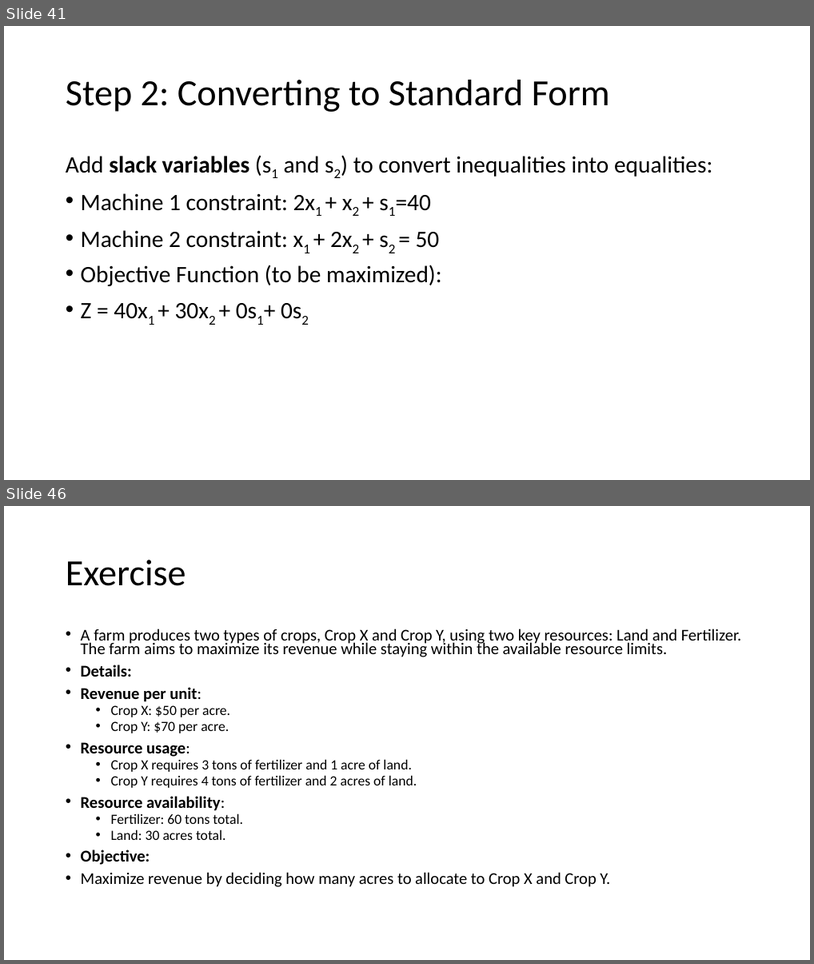
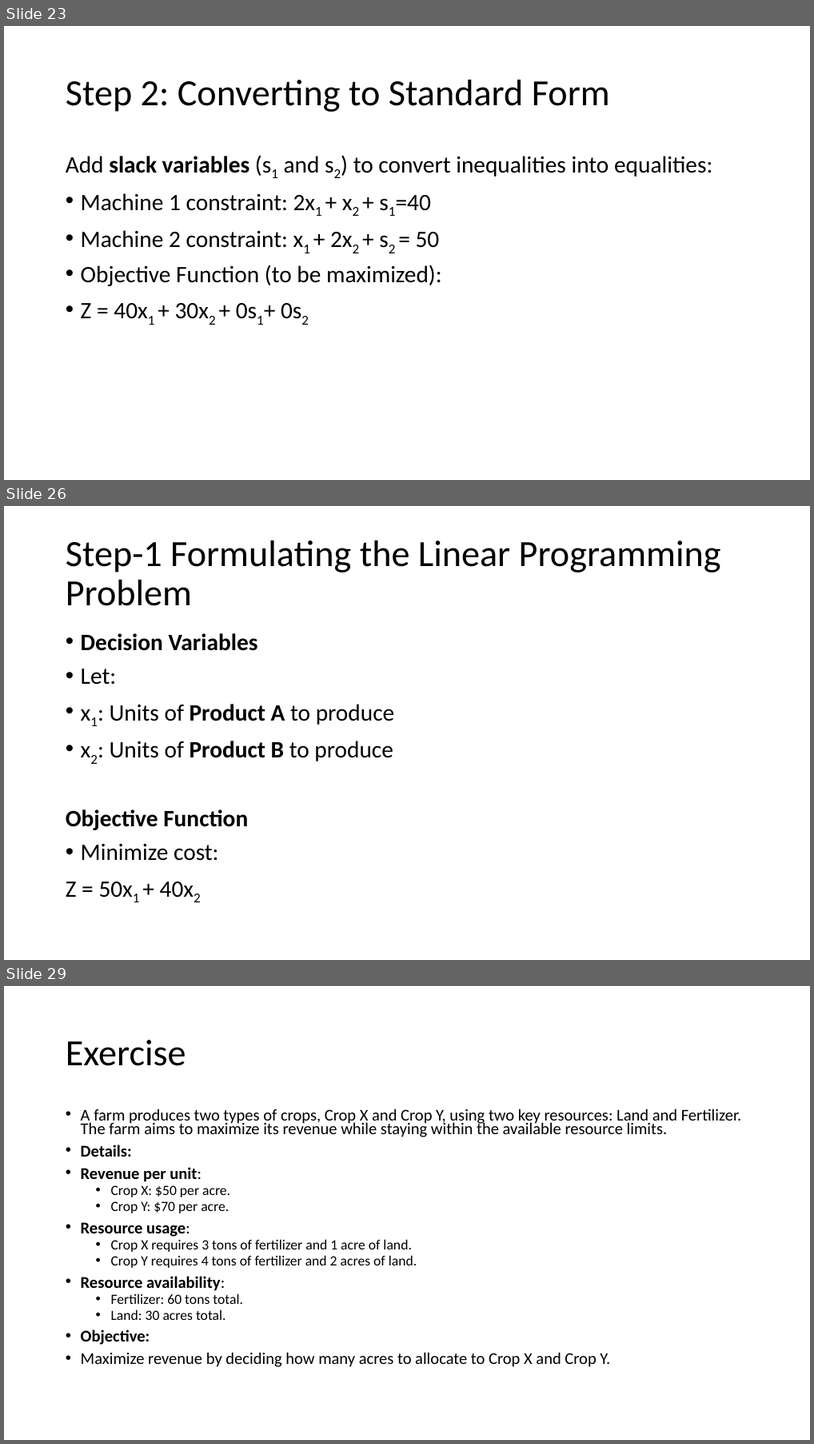
Before and after one commit to basudev2016/OperationResearch, a slide deck: OR.pptx. Shown one above the other, each under a label of ours: slides 41 and 46 before the commit, slides 23, 26 and 29 after it; the slides between them are not shown. The pictures are 814x964 and 814x1444 pixels, drawn with LibreOffice and Linux fonts; fonts in the diff are those of the drawing. Boxes give left, top, right and bottom in pixels: in the first picture for what was removed or moved away, otherwise in the second. Text is boxed around its words. In the diff, an @@ line names an element or a change of style, - is before the commit and + after.

Commit message:
added minimization problem

```diff
--- a/OR.pptx
+++ b/OR.pptx
@@ slide 26 added at [4,506,810,960], background #FFFFFF @@
@@ title added at [66,540,722,606], 44 pt, text #000000 @@
+Step-1 Formulating the Linear Programming Problem
@@ text added at [66,633,395,896], 28 pt, text #000000 @@
+• Decision Variables
+• Let:
+• x1: Units of Product A to produce
+• x2: Units of Product B to produce
+Objective Function
+• Minimize cost:
+Z = 50x1 + 40x2
@@ what was slide 41 is now slide 23 @@
@@ what was slide 46 is now slide 29 @@
```
Also in this commit, not shown: 2 slides changed, 8 other slides added, 1 slide removed, 1 other file.
